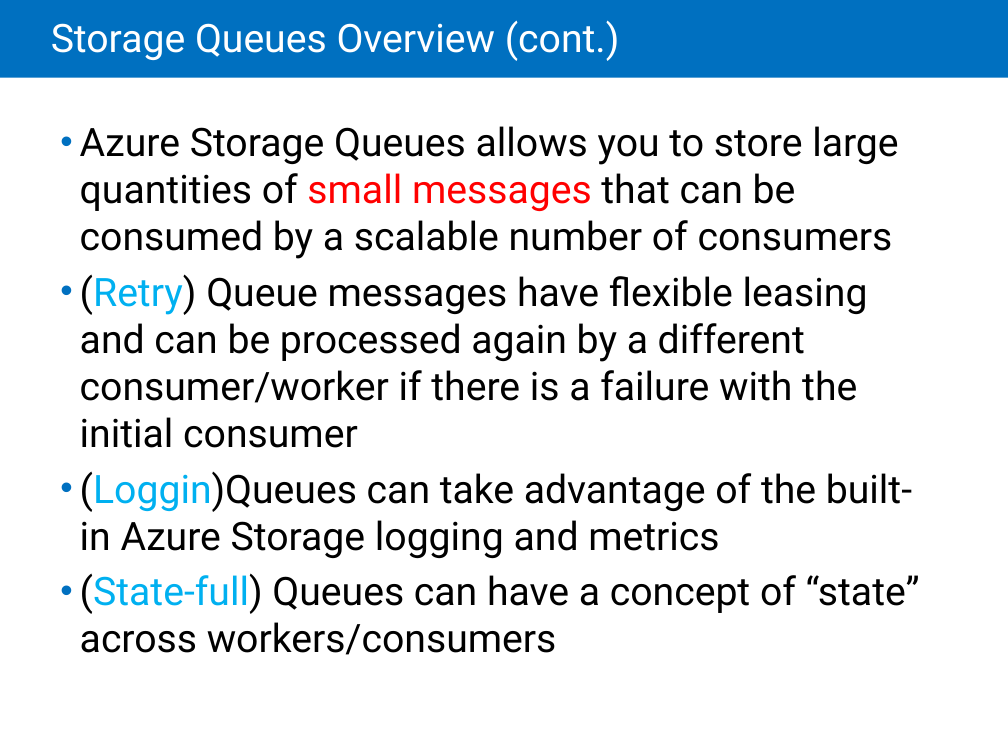
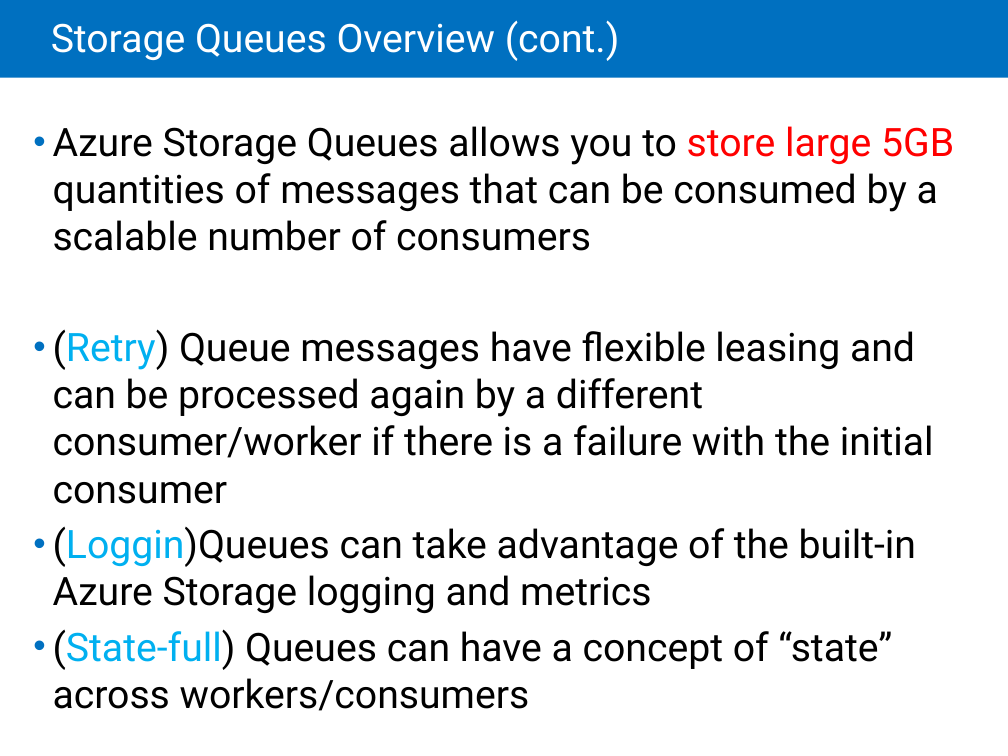
Before and after one commit to LarsKjeldsen/Kursus-az203, a slide deck: slide 5 of MOC/Module 08 Queues and Service Bus/20532C-08.pptx. Drawn at 1008x756 pixels with LibreOffice and Linux fonts; fonts in the diff are those of the drawing. Boxes give left, top, right and bottom in pixels: in the first picture for what was removed or moved away, otherwise in the second. Text is boxed around its words. In the diff, an @@ line names an element or a change of style, - is before the commit and + after.

```diff
--- a/MOC/Module 08 Queues and Service Bus/20532C-08.pptx
+++ b/MOC/Module 08 Queues and Service Bus/20532C-08.pptx
@@ text "Azure Storage Queues allows you ...": place and size @@
-text "Azure Storage Queues allows you ..." at [80, 126, 920, 655]
+text "Azure Storage Queues allows you ..." at [53, 126, 954, 670]
@@ text at [53, 126, 954, 251]: text changed @@
-• Azure Storage Queues allows you to store large quantities of small messages that can be consumed by a scalable number of consumers
+• Azure Storage Queues allows you to store large 5GB quantities of messages that can be consumed by a scalable number of consumers
```
Also in this commit, not shown: 14 other slides changed, 1 slide removed, 1 other file.
